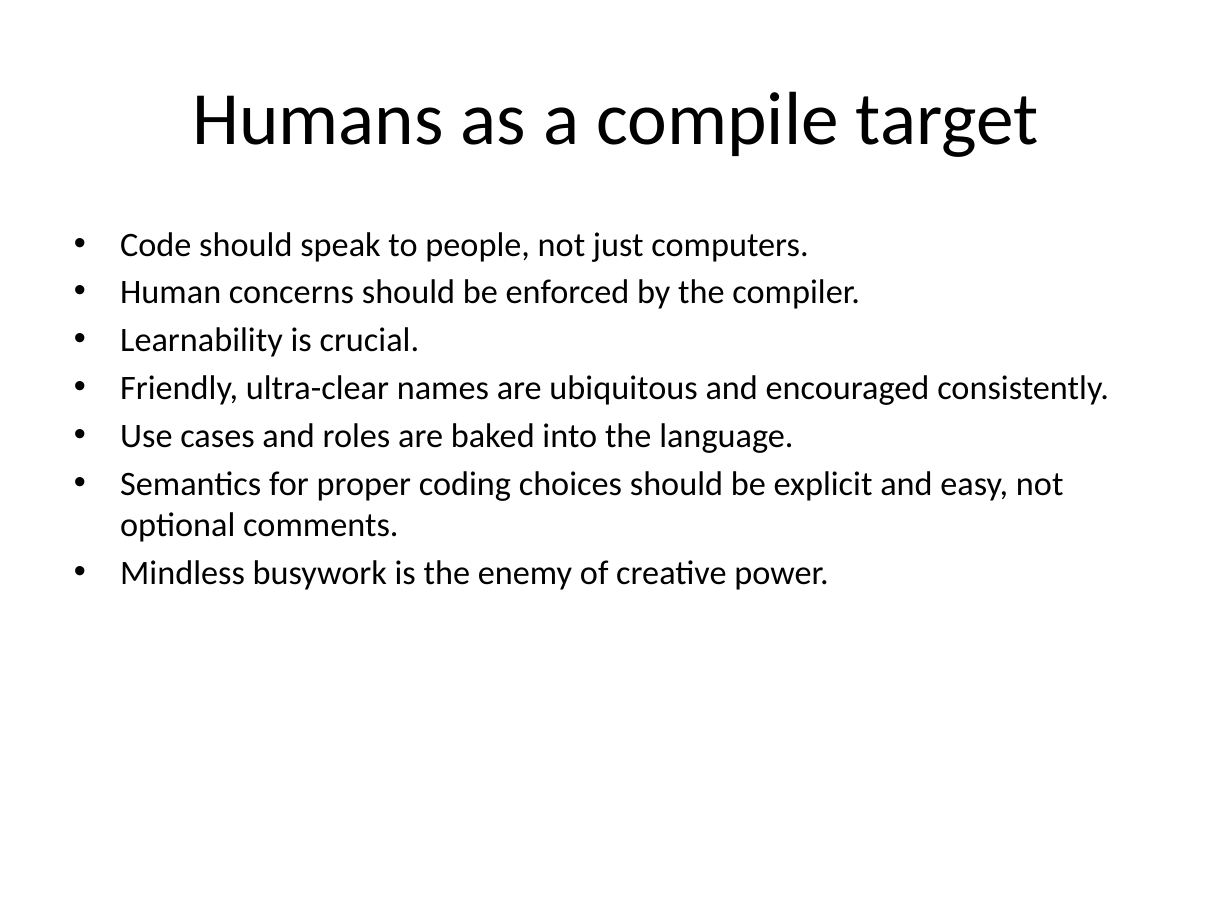
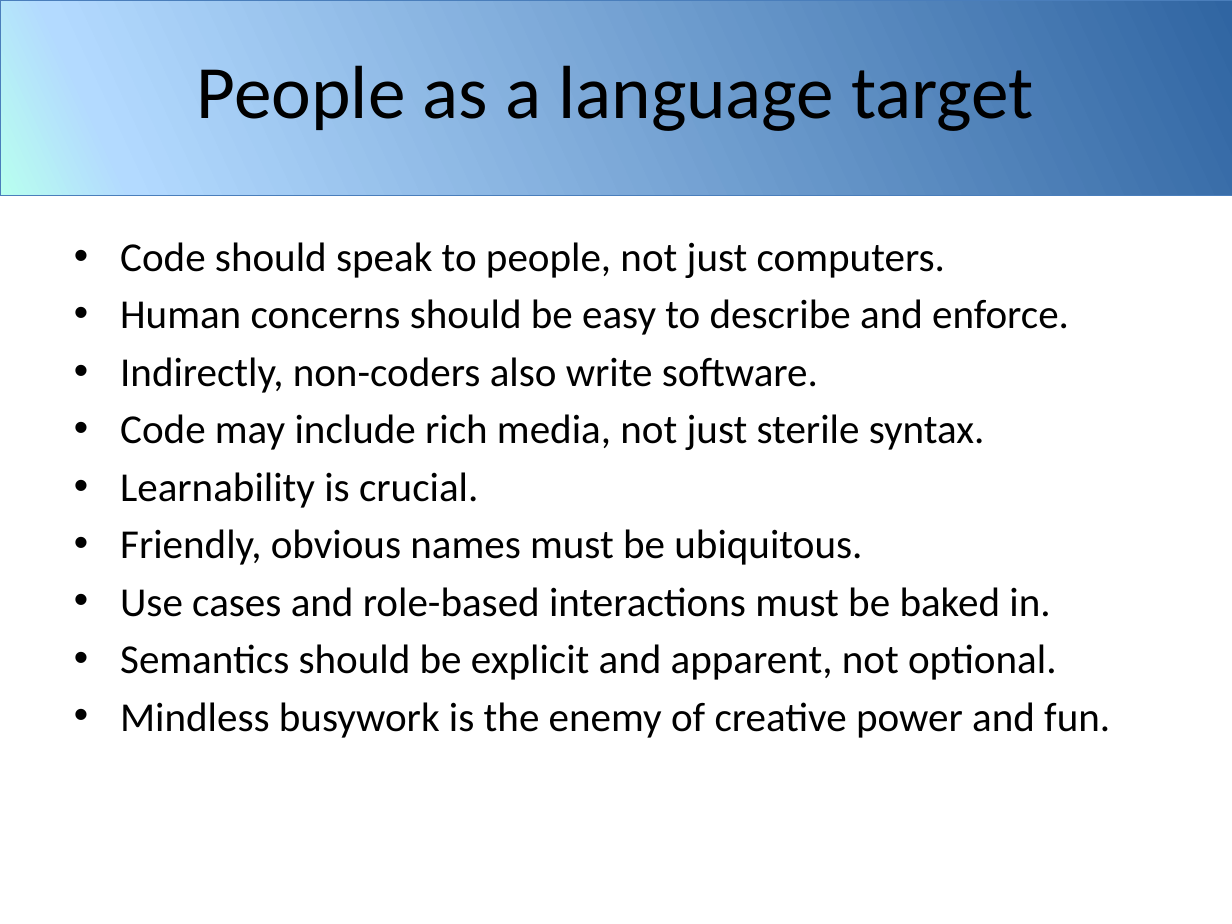
Before and after one commit to mikiec84/intent, a slide deck: slide 12 of assets/introducing-intent.pptx (slide 9 before the commit). Drawn at 1232x924 pixels with LibreOffice and Linux fonts; fonts in the diff are those of the drawing; background and template pictures are left out. Boxes give left, top, right and bottom in pixels: in the first picture for what was removed or moved away, otherwise in the second. Text is boxed around its words. In the diff, an @@ line names an element or a change of style, - is before the commit and + after.

```diff
--- a/assets/introducing-intent.pptx
+++ b/assets/introducing-intent.pptx
@@ rectangle added at (x1=0, y1=0, x2=1232, y2=195), fill gradient #3065A2 to #B3DAFF to #B8FFEF, outline #4B7EBC 0.25 pt @@
@@ rectangle added at (x1=0, y1=0, x2=1232, y2=195), fill gradient #3065A2 to #B3DAFF to #B8FFEF, outline #4B7EBC 0.25 pt @@
@@ title at (x1=197, y1=65, x2=1034, y2=131): text changed @@
-Humans as a compile target
+People as a language target
@@ text "Code should speak to people, ..." moved from (x1=120, y1=232, x2=1109, y2=590) to (x1=120, y1=242, x2=1110, y2=738) @@
@@ text at (x1=120, y1=242, x2=945, y2=508): size 20 to 24 pt in "Code should speak to people, not just ...", "Learnability is crucial." @@
@@ text at (x1=120, y1=299, x2=1069, y2=450): text changed; size 20 to 24 pt @@
-• Human concerns should be enforced by the compiler.
+• Human concerns should be easy to describe and enforce.
+• Indirectly, non-coders also write software.
+• Code may include rich media, not just sterile syntax.
@@ text at (x1=120, y1=529, x2=1110, y2=738): text changed; size 20 to 24 pt @@
-• Friendly, ultra-clear names are ubiquitous and encouraged consistently.
-• Use cases and roles are baked into the language.
-• Semantics for proper coding choices should be explicit and easy, not optional comments.
-• Mindless busywork is the enemy of creative power.
+• Friendly, obvious names must be ubiquitous.
+• Use cases and role-based interactions must be baked in.
+• Semantics should be explicit and apparent, not optional.
+• Mindless busywork is the enemy of creative power and fun.
```
Also in this commit, not shown: 22 other slides changed, 14 slides added, 2 slides removed.
